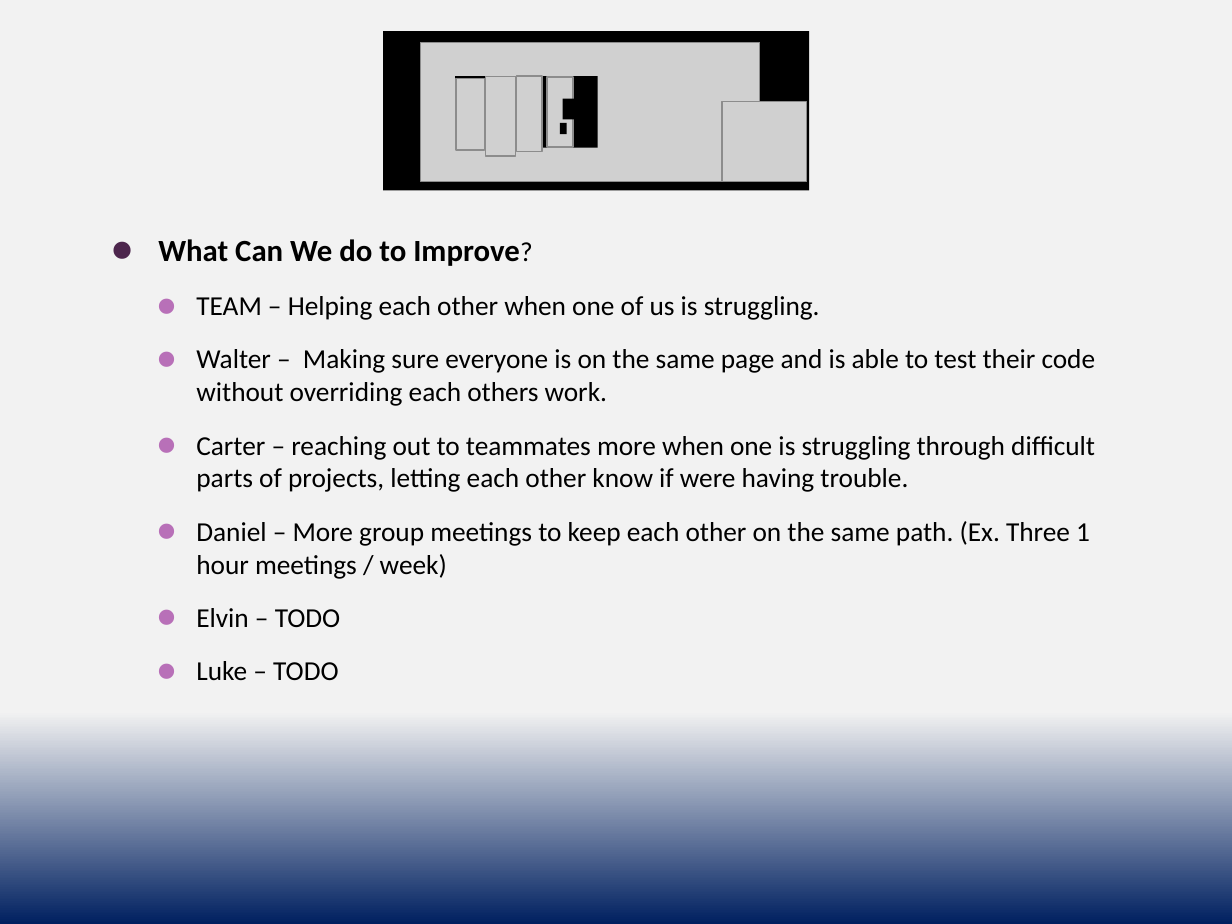
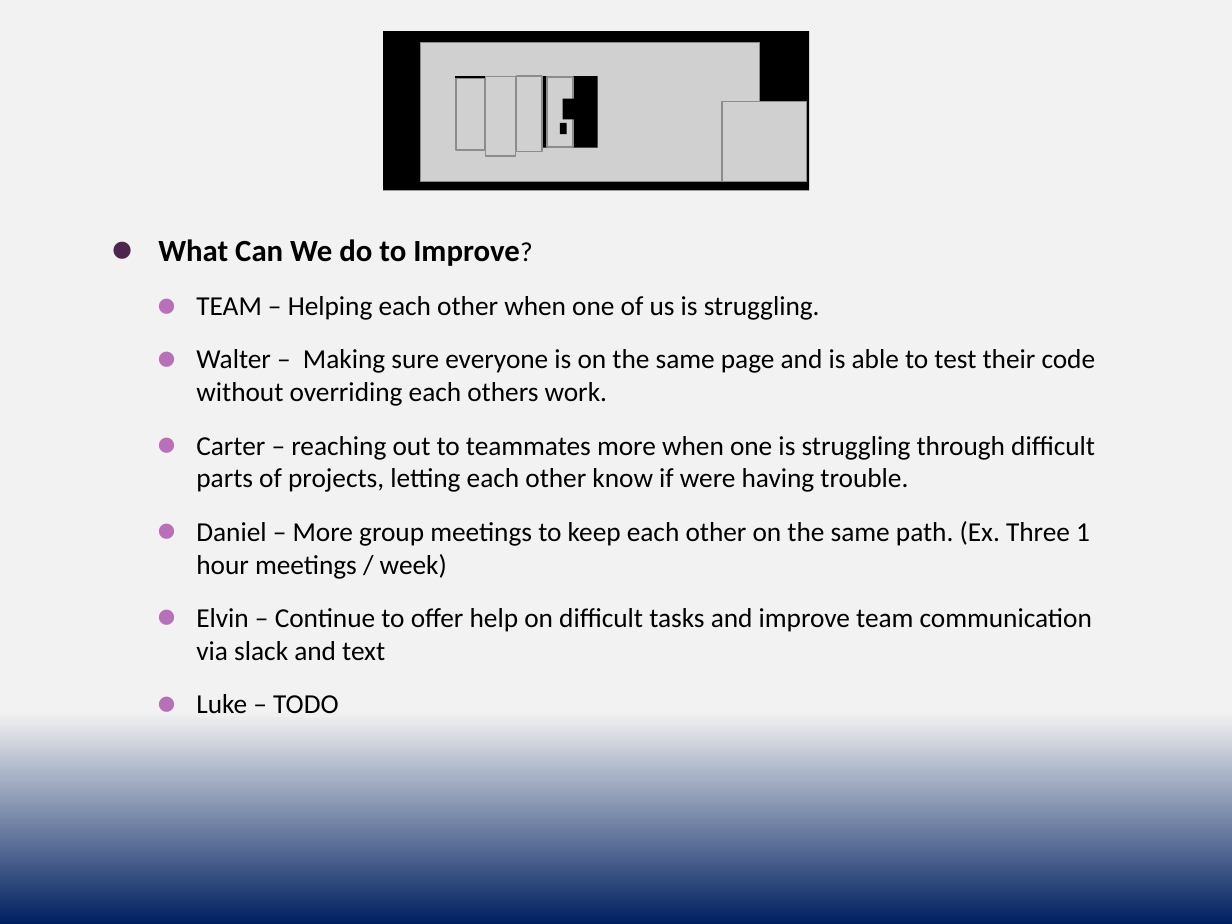
Before and after one commit to cs3398-borgs-bros/JeopardyChamp-Project, a slide deck: slide 3 of docs/Borgs_Retrospective - Sprint 3.pptx. Drawn at 1232x924 pixels with LibreOffice and Linux fonts; fonts in the diff are those of the drawing; grey boxes stand for pictures. Boxes give left, top, right and bottom in pixels: in the first picture for what was removed or moved away, otherwise in the second. Text is boxed around its words. In the diff, an @@ line names an element or a change of style, - is before the commit and + after.

Commit message:
update

```diff
--- a/docs/Borgs_Retrospective - Sprint 3.pptx
+++ b/docs/Borgs_Retrospective - Sprint 3.pptx
@@ text at [196,608,1092,661]: text changed @@
-    ⚫ Elvin – TODO
+    ⚫ Elvin – Continue to offer help on difficult tasks and improve team communication via slack and text
```
Also in this commit, not shown: 1 other slide changed.
